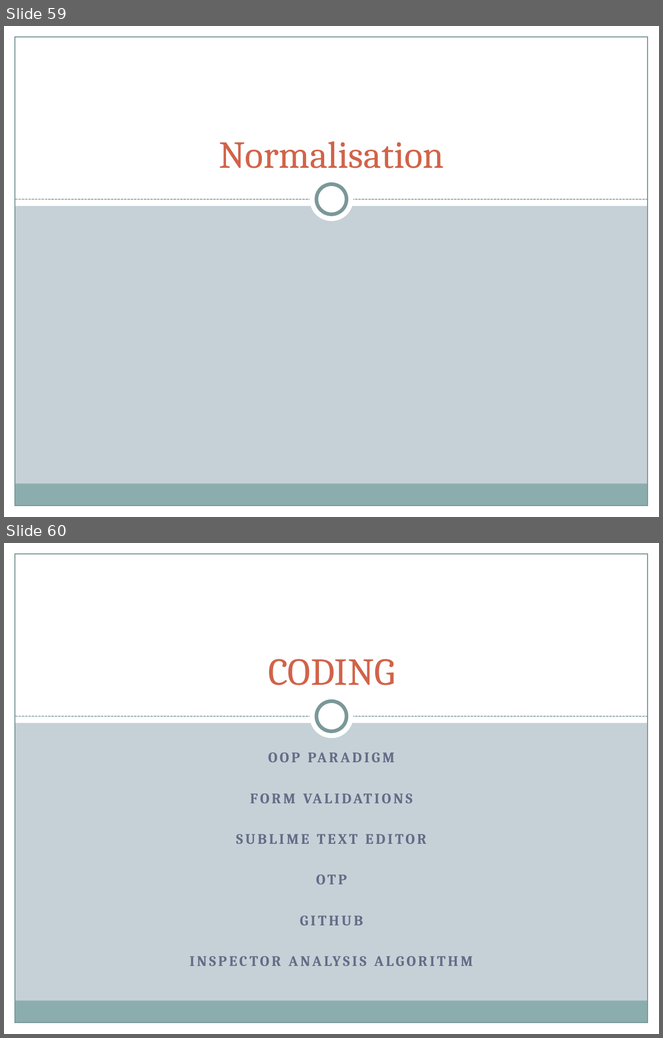
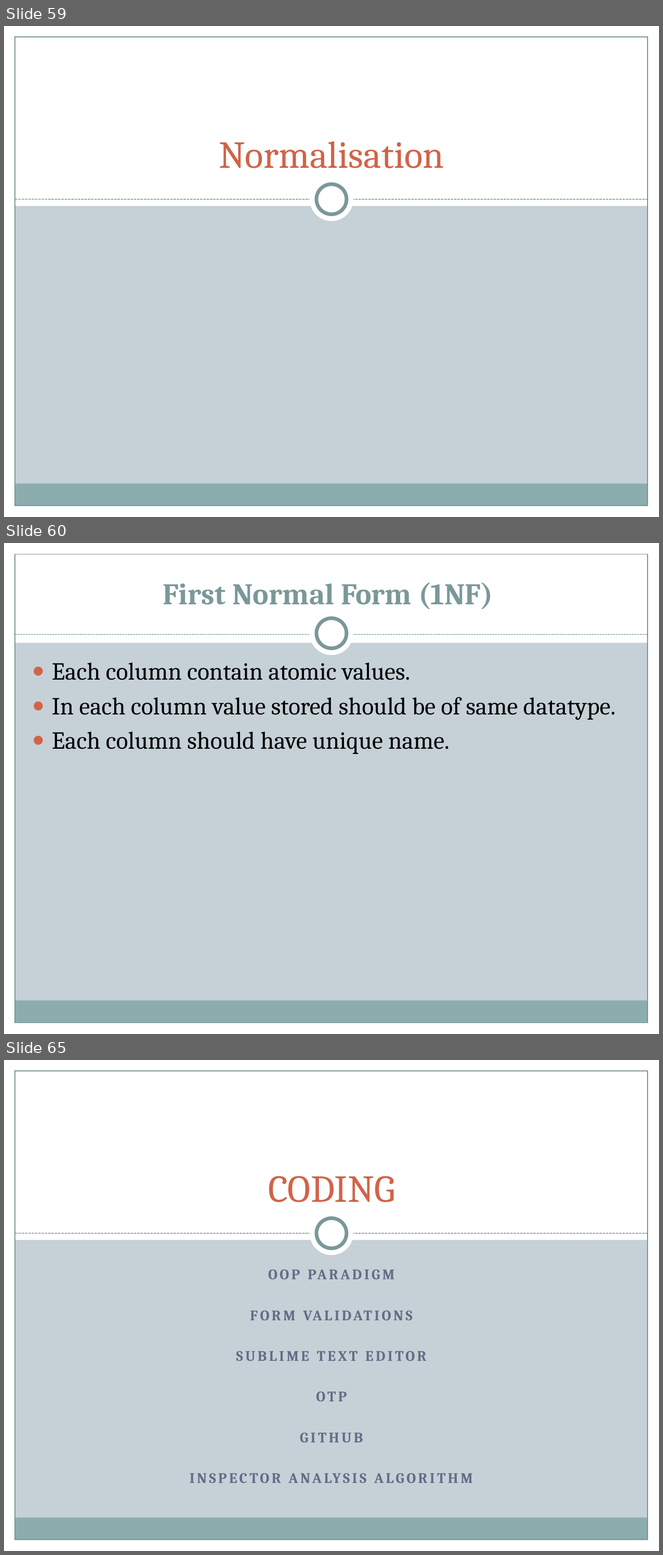
Before and after one commit to Bsccs/tutorial-site, a slide deck: documentation/project.pptx. Shown one above the other, each under a label of ours: slides 59 and 60 before the commit, slides 59, 60 and 65 after it; the slides between them are not shown. The pictures are 663x1038 and 663x1555 pixels, drawn with LibreOffice and Linux fonts; fonts in the diff are those of the drawing. Boxes give left, top, right and bottom in pixels: in the first picture for what was removed or moved away, otherwise in the second. Text is boxed around its words. In the diff, an @@ line names an element or a change of style, - is before the commit and + after.

```diff
--- a/documentation/project.pptx
+++ b/documentation/project.pptx
@@ slide 60 added at (x1=4, y1=543, x2=659, y2=1034), background #C5D1D7; not listed: 5 template elements that a slide beside it also shows @@
@@ rectangle added at (x1=4, y1=543, x2=659, y2=643), fill #FFFFFF @@
@@ title added at (x1=163, y1=583, x2=493, y2=609), 33 pt, text #7C999A, bold @@
+First Normal Form (1NF)
@@ ellipse added at (x1=310, y1=612, x2=354, y2=656), fill #FFFFFF @@
@@ ellipse added at (x1=317, y1=618, x2=347, y2=649), fill #FFFFFF, outline #7C999A 4 pt @@
@@ line added from (15, 635) to (648, 635), #7C999A 0.75 pt dashed @@
@@ text added at (x1=52, y1=663, x2=616, y2=754), 27 pt, text #000000 @@
+● Each column contain atomic values.
+● In each column value stored should be of same datatype.
+● Each column should have unique name.
@@ what was slide 60 is now slide 65 @@
```
Also in this commit, not shown: 4 other slides added.
